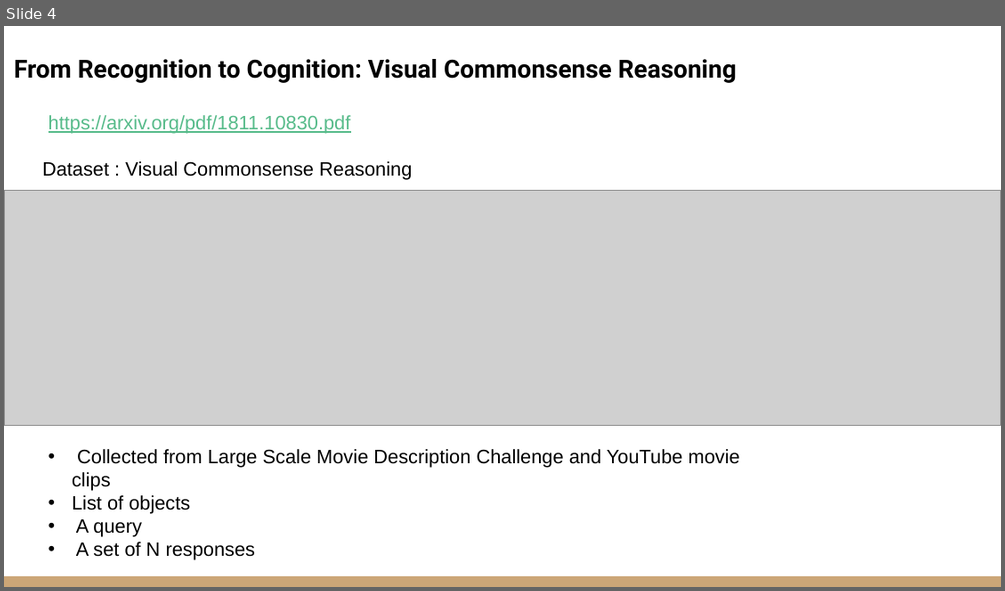
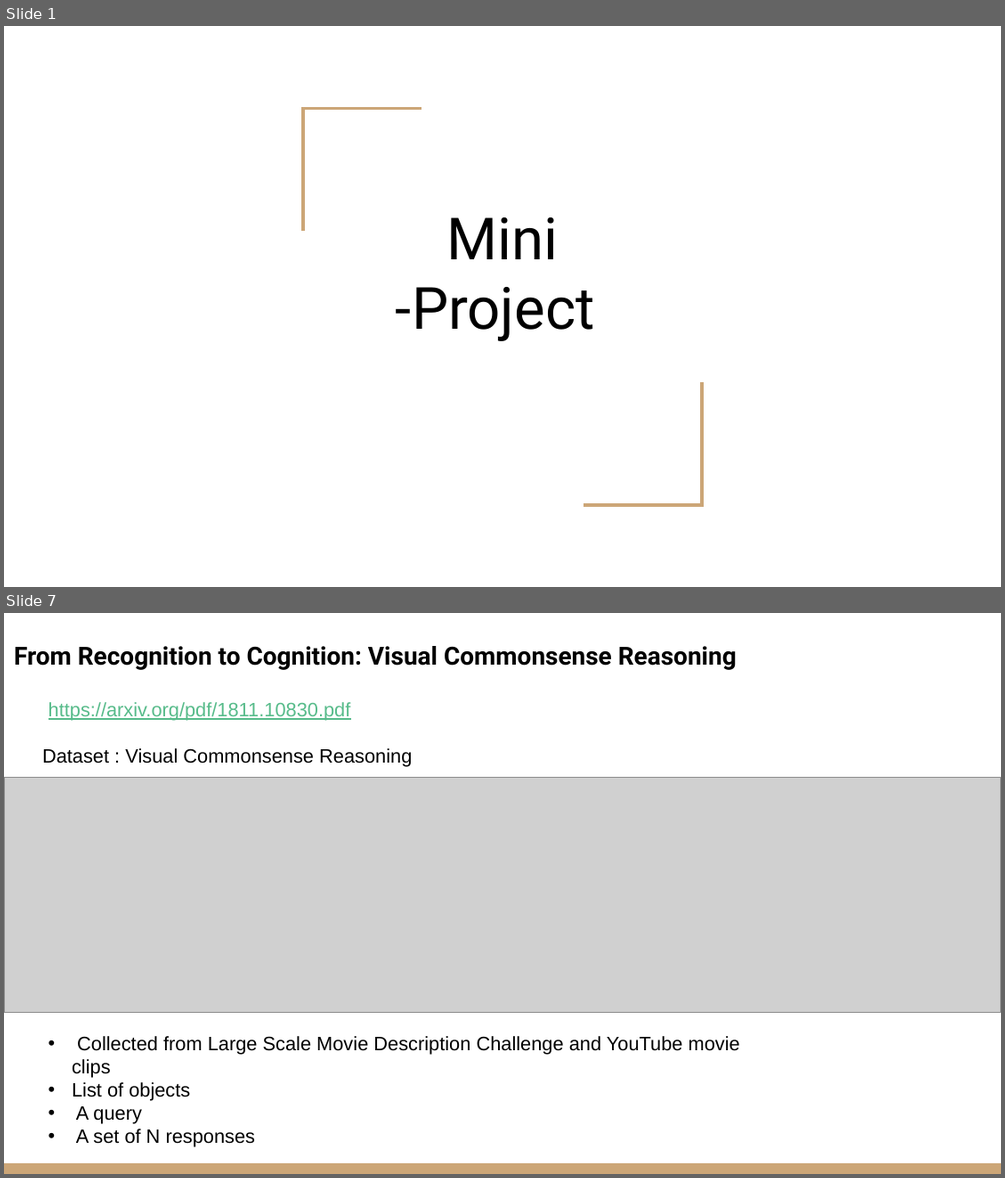
Before and after one commit to VarunBohara/Mini-Project-Documents, a slide deck: Literature Survey 2.pptx. Shown one above the other, each under a label of ours: slide 4 before the commit, slides 1 and 7 after it; the slides between them are not shown. The pictures are 1005x591 and 1005x1178 pixels, drawn with LibreOffice and Linux fonts; fonts in the diff are those of the drawing; grey boxes stand for pictures. Boxes give left, top, right and bottom in pixels: in the first picture for what was removed or moved away, otherwise in the second. Text is boxed around its words. In the diff, an @@ line names an element or a change of style, - is before the commit and + after.

```diff
--- a/Literature Survey 2.pptx
+++ b/Literature Survey 2.pptx
@@ slide 1 added at (4,26,1001,587), background #FFFFFF @@
@@ freeform shape added at (303,109,421,232), outline #CCA677 2.25 pt @@
@@ title added at (396,217,595,341), 42 pt, text #000000 @@
+Mini -Project
@@ freeform shape added at (584,382,702,505), outline #CCA677 2.25 pt @@
@@ what was slide 4 is now slide 7 @@
```
Also in this commit, not shown: 4 other slides added, 2 slides removed.
